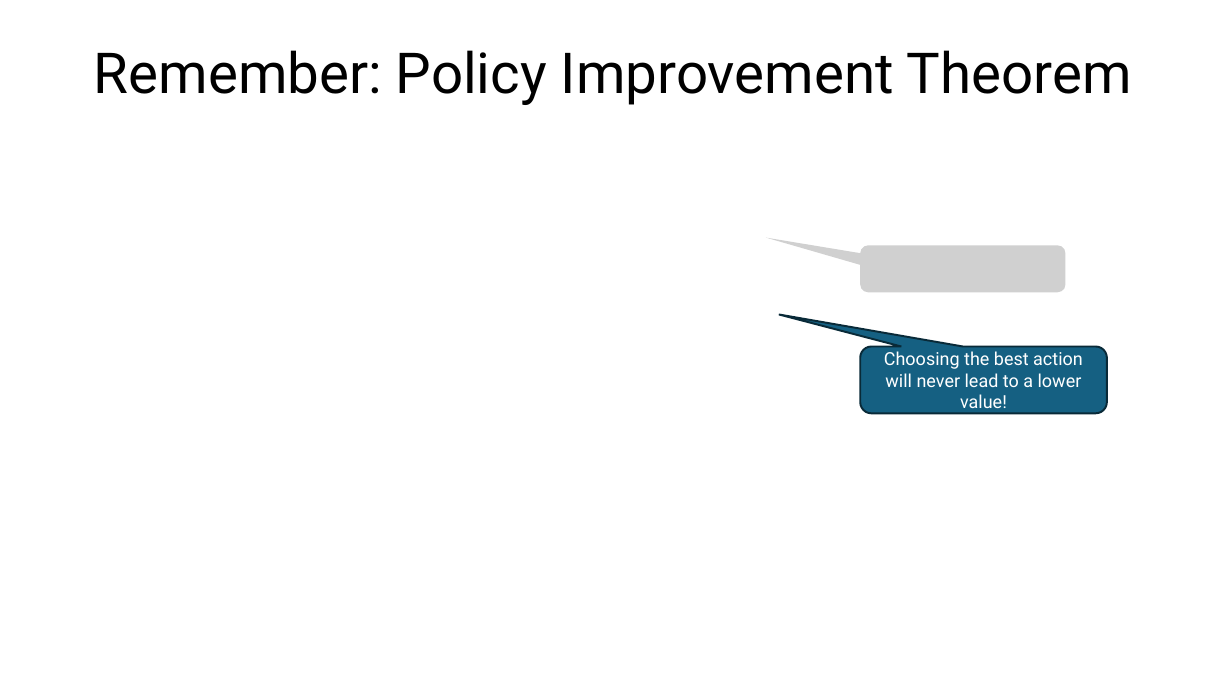
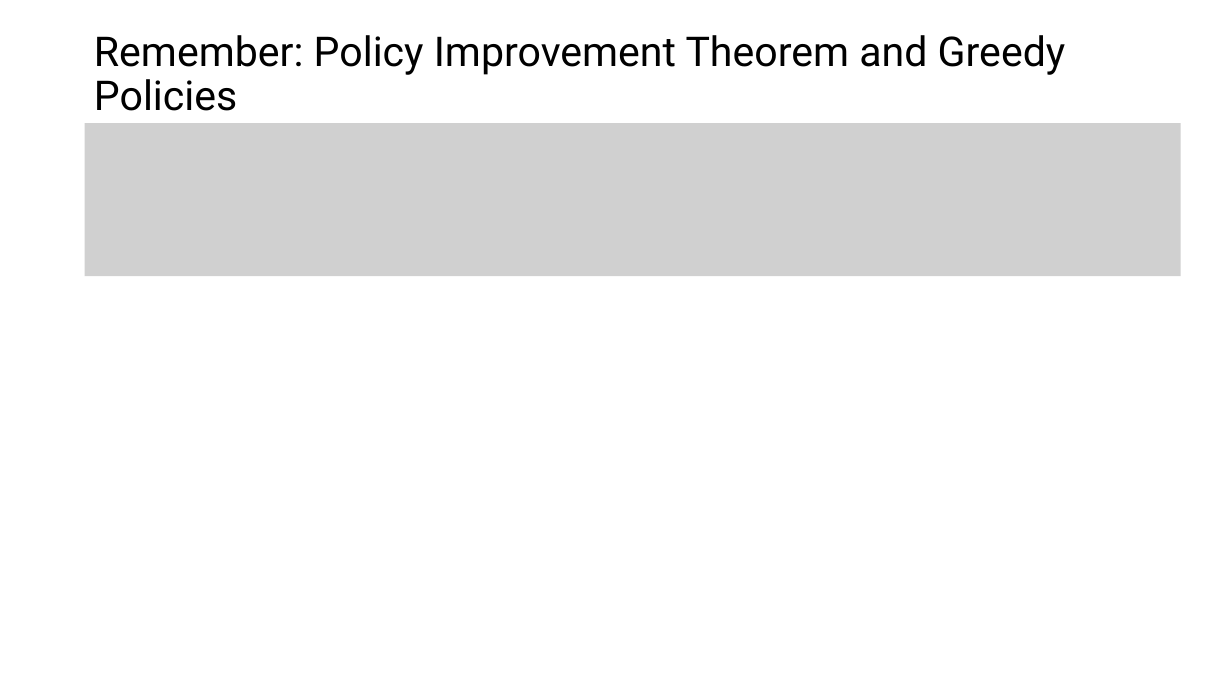
Before and after one commit to mhahsler/Introduction_to_Reinforcement_Learning, a slide deck: slide 10 of slides/Lecture_Chapter05.pptx (slide 11 before the commit). Drawn at 1232x693 pixels with LibreOffice and Linux fonts; fonts in the diff are those of the drawing; grey boxes stand for pictures. Boxes give left, top, right and bottom in pixels: in the first picture for what was removed or moved away, otherwise in the second. Text is boxed around its words. In the diff, an @@ line names an element or a change of style, - is before the commit and + after.

Commit message:
improved slides.

```diff
--- a/slides/Lecture_Chapter05.pptx
+++ b/slides/Lecture_Chapter05.pptx
@@ title at bbox=[94, 35, 1066, 111]: text changed; size 44 to 32 pt @@
-Remember: Policy Improvement Theorem
+Remember: Policy Improvement Theorem and Greedy Policies
@@ picture added at bbox=[85, 123, 1181, 275] @@
@@ picture removed at bbox=[860, 245, 1066, 292] @@
@@ rounded speech box removed at bbox=[860, 347, 1107, 413] @@
-Choosing the best action will never lead to a lower value!
```
Also in this commit, not shown: 2 other slides changed, 1 slide added, 5 other files.
